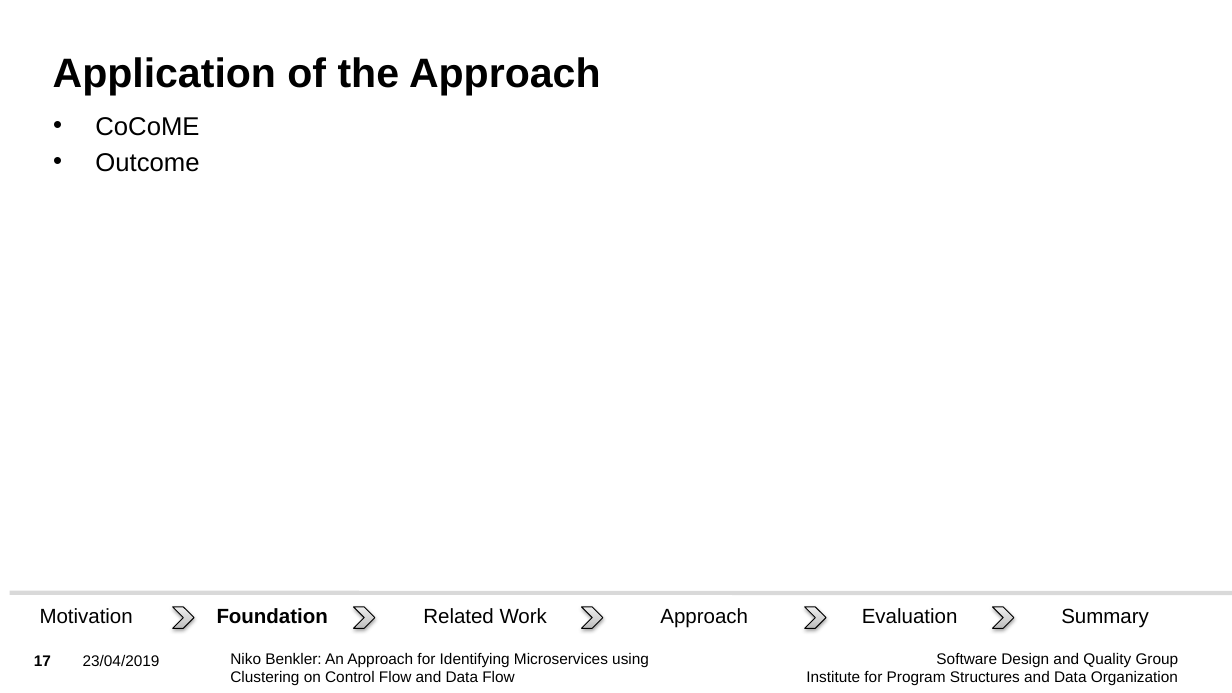
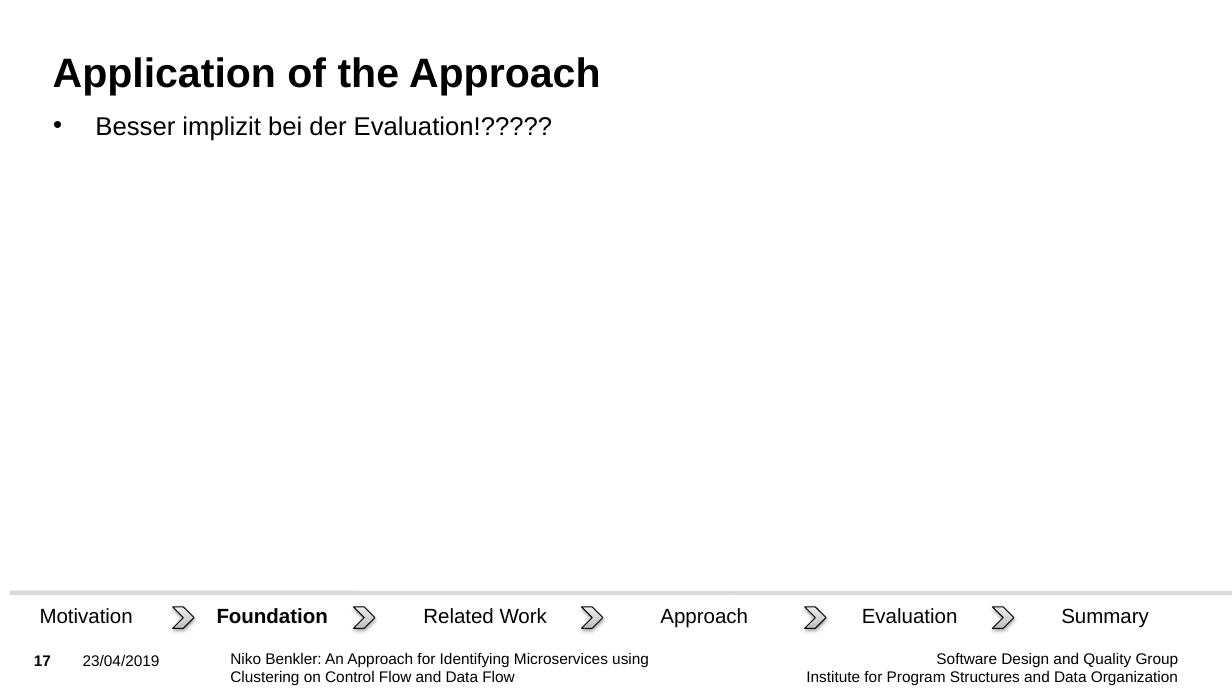
Before and after one commit to Benkler/BA, a slide deck: slide 17 of Vortrag/BA_Niko_Benkler_Presentation.pptx. Drawn at 1232x693 pixels with LibreOffice and Linux fonts; fonts in the diff are those of the drawing; background and template pictures are left out. Boxes give left, top, right and bottom in pixels: in the first picture for what was removed or moved away, otherwise in the second. Text is boxed around its words. In the diff, an @@ line names an element or a change of style, - is before the commit and + after.

```diff
--- a/Vortrag/BA_Niko_Benkler_Presentation.pptx
+++ b/Vortrag/BA_Niko_Benkler_Presentation.pptx
@@ text at [95, 116, 553, 141]: text changed @@
-• CoCoME
-• Outcome
+• Besser implizit bei der Evaluation!?????
```
Also in this commit, not shown: 16 other slides changed, 3 slides removed, 8 other files.
